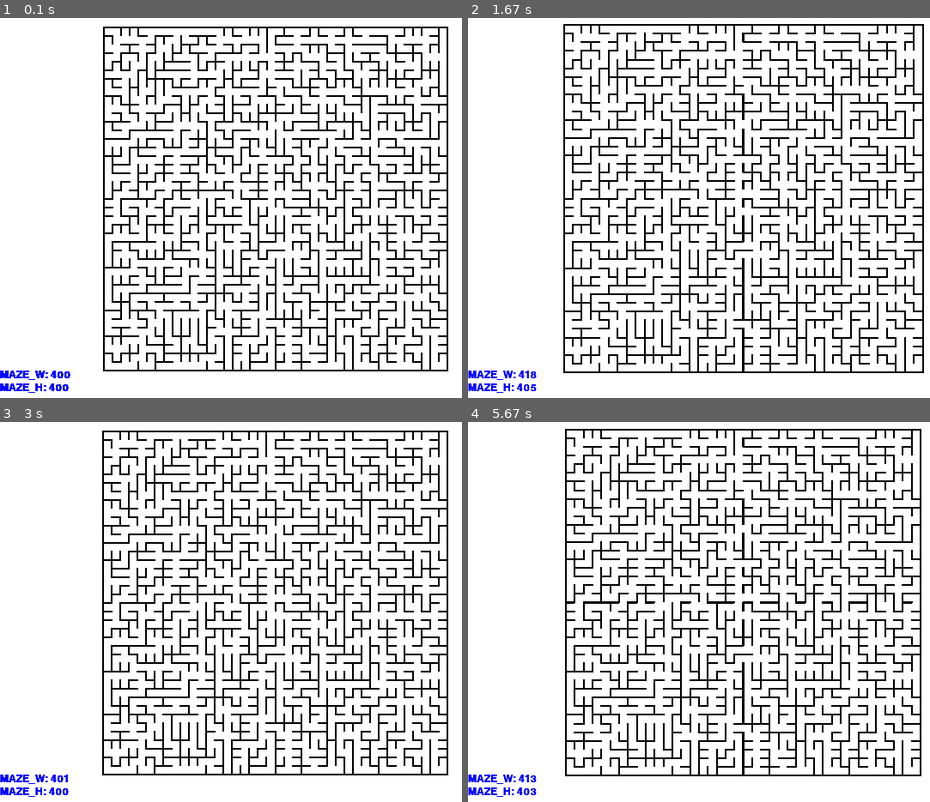
Above: before the commit, frames 1-4 (two rows, left to right).
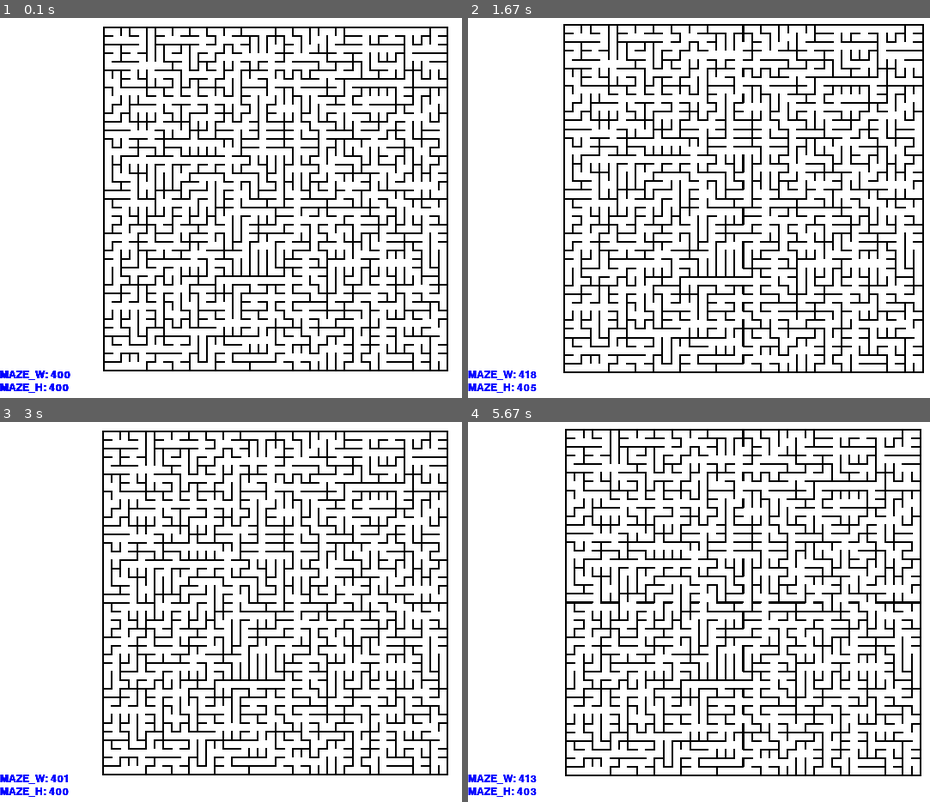
Above: after the commit, the same moments.

Repository: agentultra/Horton
Game: pygame game, started from horton/examples/pygame_maze_prim.py
Same seed, same stepped clock (60 frames per second), same inputs: the game is played once before the commit and once after it.
Inputs:
- Up to frame 1 (0.1 s): no input
- Up to frame 2 (1.67 s): hold Right 0.33-0.8 s; hold Up 0.83-1.13 s; hold Right 1.17-1.63 s
- Up to frame 3 (3 s): hold Left 1.67-2.2 s; hold Down 2.23-2.53 s; hold Left 2.57-2.97 s
- Up to frame 4 (5.67 s): hold Up 3-3.37 s; hold Right 3.4-4.03 s; hold Down 4.07-4.43 s; hold Left 4.47-4.93 s; hold Right 4.97-5.43 s; hold Up from 5.47 s (still down)

The runs differ from the first frame. In frame 1, 11% of the frame differs, in the area x 22-97%, y 2-93%; in frame 2, 11%, in the area x 21-99%, y 2-94%; in frame 3, 11%; in frame 4, 11%.

Commit message:
Mark initial frontier cells

Diff:
--- a/horton/examples/pygame_maze_prim.py
+++ b/horton/examples/pygame_maze_prim.py
@@ -80,7 +80,10 @@
     frontier = []
     start_cell = random.choice(grid.coordinates)
     grid[start_cell]['set'] = INTERIOR
-    frontier.extend(neighbours(grid, start_cell, is_unvisited))
+    ns = neighbours(grid, start_cell, is_unvisited)
+    for n in ns:
+        grid[n]['set'] = FRONTIER
+    frontier.extend(ns)
 
     while frontier:
         frontier_cell = frontier.pop(random.randrange(len(frontier)))
@@ -117,13 +120,13 @@
 maze = generate_maze()
 draw_maze(screen, maze)
 
-
 while running:
     for event in pygame.event.get():
         if event.type == QUIT:
             running = False
         if event.type == KEYDOWN:
             if event.key == K_SPACE:
+                start = time.time()
                 maze = generate_maze()
             elif event.key == K_RIGHT:
                 MAZE_W += 1
